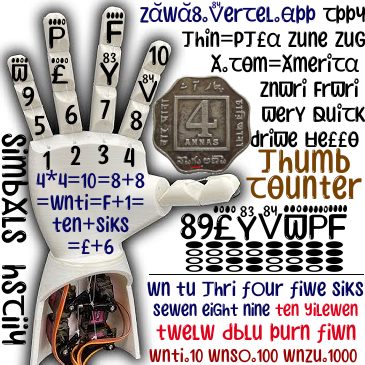
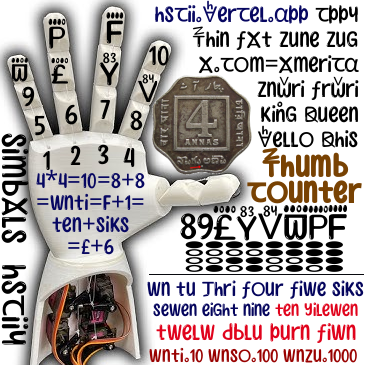
Before/after of a 365x365 layered artwork. What changed in the layer stack:
painted on "tmb1" over [246, 147, 362, 204]
painted on "http" over [140, 0, 365, 148]
